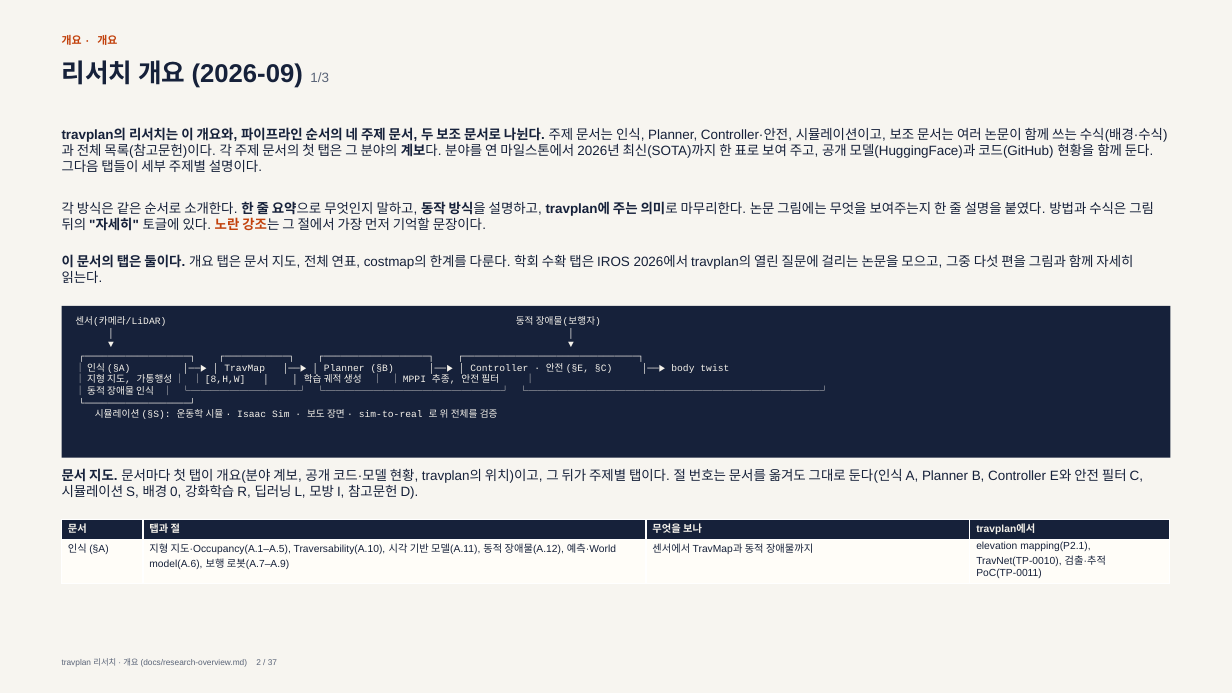
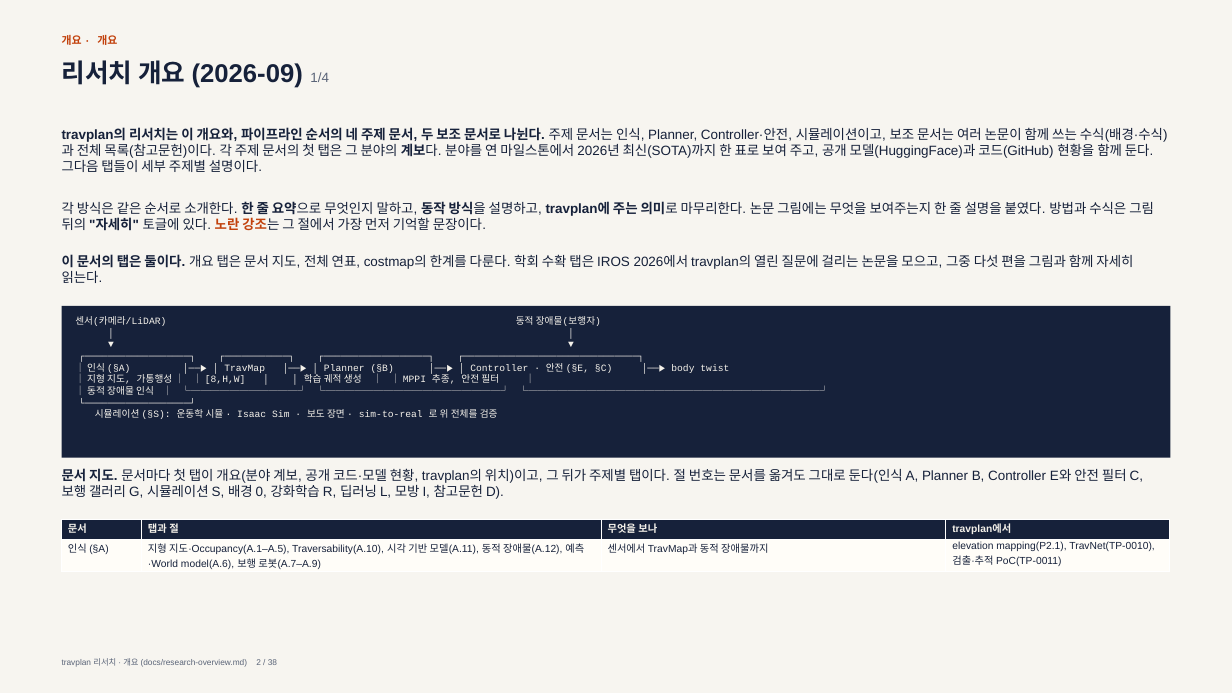
Before and after one commit to Geonhee-LEE/travplan-site, a slide deck: slide 2 of slides/research-overview/research-overview.pptx. Drawn at 1232x693 pixels with LibreOffice and Linux fonts; fonts in the diff are those of the drawing. Boxes give left, top, right and bottom in pixels: in the first picture for what was removed or moved away, otherwise in the second. Text is boxed around its words. In the diff, an @@ line names an element or a change of style, - is before the commit and + after.

```diff
--- a/slides/research-overview/research-overview.pptx
+++ b/slides/research-overview/research-overview.pptx
@@ text at <box>62,60,329,88</box>: text changed @@
-리서치 개요 (2026-09) 1/3
+리서치 개요 (2026-09) 1/4
@@ text at <box>62,468,1143,499</box>: text changed @@
-문서 지도. 문서마다 첫 탭이 개요(분야 계보, 공개 코드·모델 현황, travplan의 위치)이고, 그 뒤가 주제별 탭이다. 절 번호는 문서를 옮겨도 그대로 둔다(인식 A, Planner B, Controller E와 안전 필터 C, 시뮬레이션 S, 배경 0, 강화학습 R, 딥러닝 L, 모방 I, 참고문헌 D).
+문서 지도. 문서마다 첫 탭이 개요(분야 계보, 공개 코드·모델 현황, travplan의 위치)이고, 그 뒤가 주제별 탭이다. 절 번호는 문서를 옮겨도 그대로 둔다(인식 A, Planner B, Controller E와 안전 필터 C, 보행 갤러리 G, 시뮬레이션 S, 배경 0, 강화학습 R, 딥러닝 L, 모방 I, 참고문헌 D).
@@ table: place and size @@
-table at <box>62,519,1169,584</box>
+table at <box>62,519,1170,573</box>
```
Also in this commit, not shown: 36 other slides changed, 1 slide added, 36 other files.
